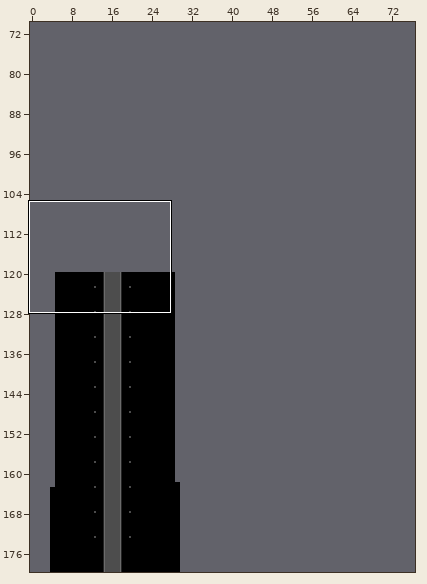
Tiled map (JSON), stored at deploy/assets/maps/demo_level_7.json. The first picture is a wide view before the edit; the outline marks the close-up.
Close-up. Before the edit:
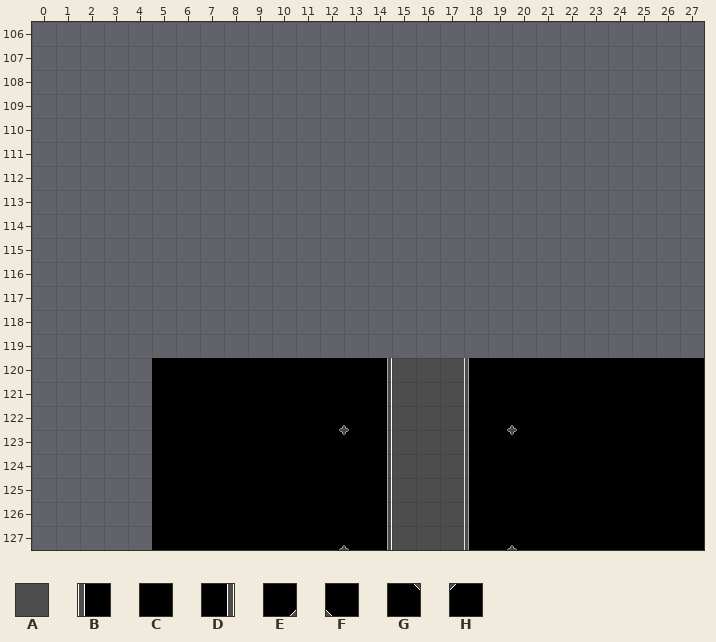
Cells are 32x32 px. Shown: x 0..27, y 106..127. The commit also changed other parts of the map, which this record leaves out.
Key: from "Tiles": A 7, B 10, C 11, D 12, E 18, F 19, G 28, H 29.
_ is an empty cell, # one hidden under a higher layer.
Layers that did not change in this view are not listed.
Layer "bg" before, first column x 0:
106 ____________________________
107 ____________________________
108 ____________________________
109 ____________________________
110 ____________________________
111 ____________________________
112 ____________________________
113 ____________________________
114 ____________________________
115 ____________________________
116 ____________________________
117 ____________________________
118 ____________________________
119 ____________________________
120 _____CCCCCCCCC_AAA_CCCCCCCCC
121 _____CCCCCCCCC_AAA_CCCCCCCCC
122 _____CCCCCCCEF_AAA_EFCCCCCCC
123 _____CCCCCCCGH_AAA_GHCCCCCCC
124 _____CCCCCCCCC#AAA_CCCCCCCCC
125 _____CCCCCCCCC#AAA_CCCCCCCCC
126 _____CCCCCCCCC#AAA_CCCCCCCCC
127 _____CCCCCCCEF#AAA_EFCCCCCCC
Layer "world" before, first column x 0:
106 ____________________________
107 ____________________________
108 ____________________________
109 ____________________________
110 ____________________________
111 ____________________________
112 ____________________________
113 ____________________________
114 ____________________________
115 ____________________________
116 ____________________________
117 ____________________________
118 ____________________________
119 ____________________________
120 ______________D___B_________
121 ______________D___B_________
122 ______________D___B_________
123 ______________D___B_________
124 ______________D___B_________
125 ______________D___B_________
126 ______________D___B_________
127 ______________D___B_________
After:
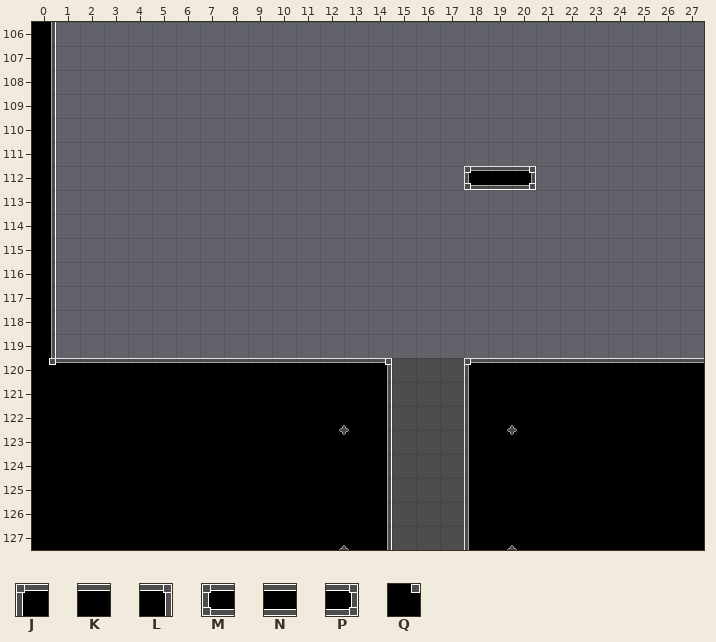
Further tiles: from "Tiles": J 0, K 1, L 2, M 4, N 5, P 6, Q 24.
Change:
Layer "bg":
Tile C now appears in rows 121 to 127 at x 0 to 4.
Layer "world":
Tile D now appears in rows 106 to 119 at x 0.
The author changed tile B to tile J in row 120 at x 18.
Tile K now appears in row 120 at x 1 to 13 and 19 to 27.
The author changed tile D to tile L in row 120 at x 14.
Tile M now appears in row 112 at x 18.
Tile N now appears in row 112 at x 19.
Tile P now appears in row 112 at x 20.
Tile Q now appears in row 120 at x 0.
Pixel boxes of the changes (left, top, right, bottom) in both close-ups:
changed: (32, 22, 391, 550)
added: (464, 166, 536, 190)
changed: (465, 358, 704, 365)
